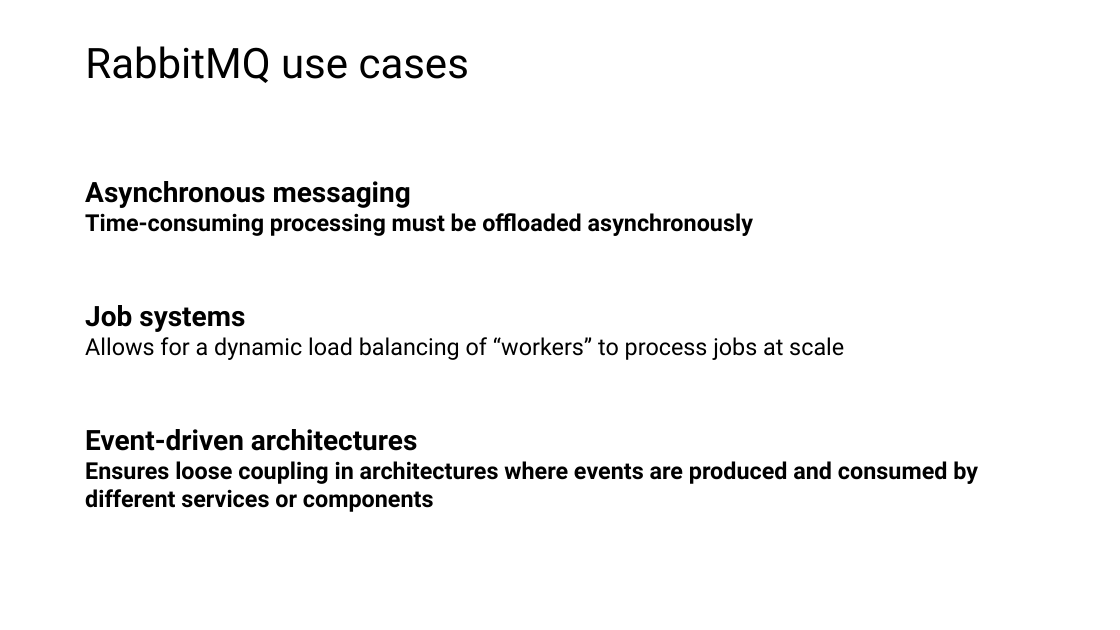
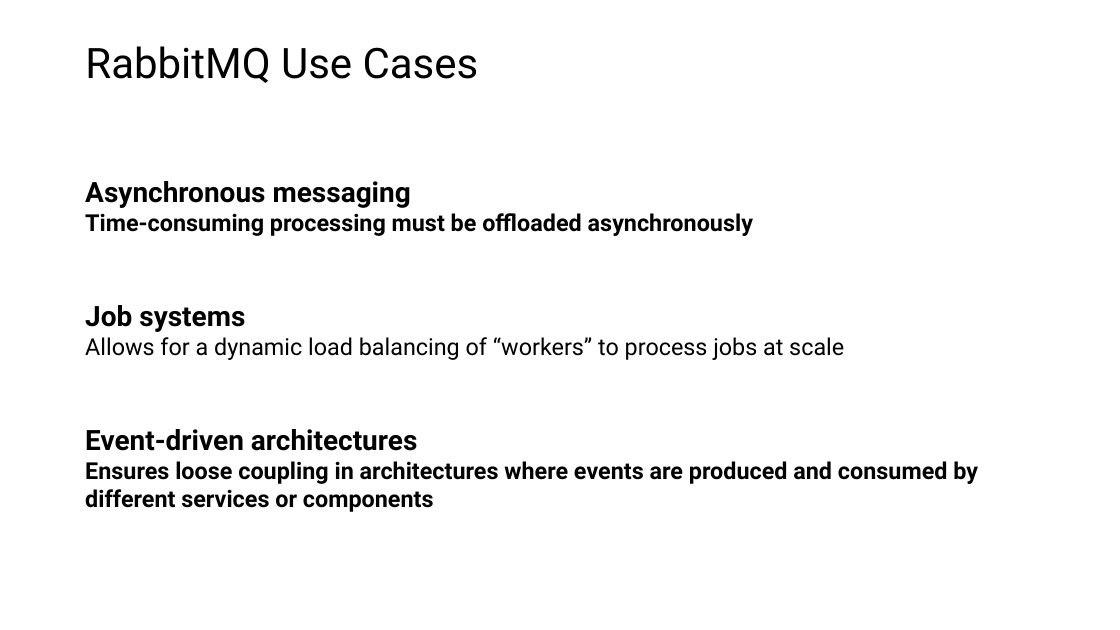
Before and after one commit to roblappcoupa/rabbitmq-presentation, a slide deck: slide 7 of Docs/RabbitMQ.pptx. Drawn at 1120x630 pixels with LibreOffice and Linux fonts; fonts in the diff are those of the drawing. Boxes give left, top, right and bottom in pixels: in the first picture for what was removed or moved away, otherwise in the second. Text is boxed around its words. In the diff, an @@ line names an element or a change of style, - is before the commit and + after.

```diff
--- a/Docs/RabbitMQ.pptx
+++ b/Docs/RabbitMQ.pptx
@@ title at (85,46,479,83): text changed @@
-RabbitMQ use cases
+RabbitMQ Use Cases
```
Also in this commit, not shown: 5 other slides changed, 1 slide added, 1 other file.
